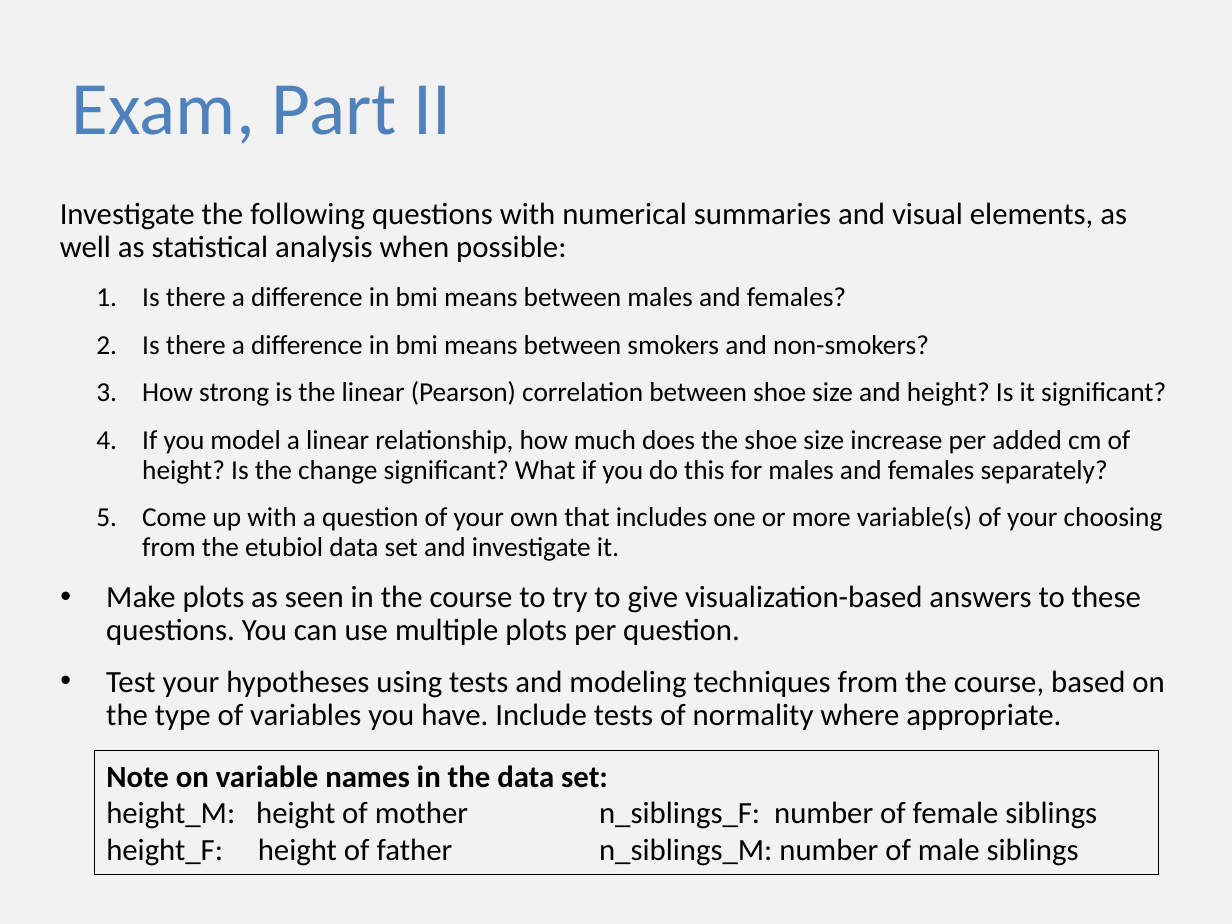
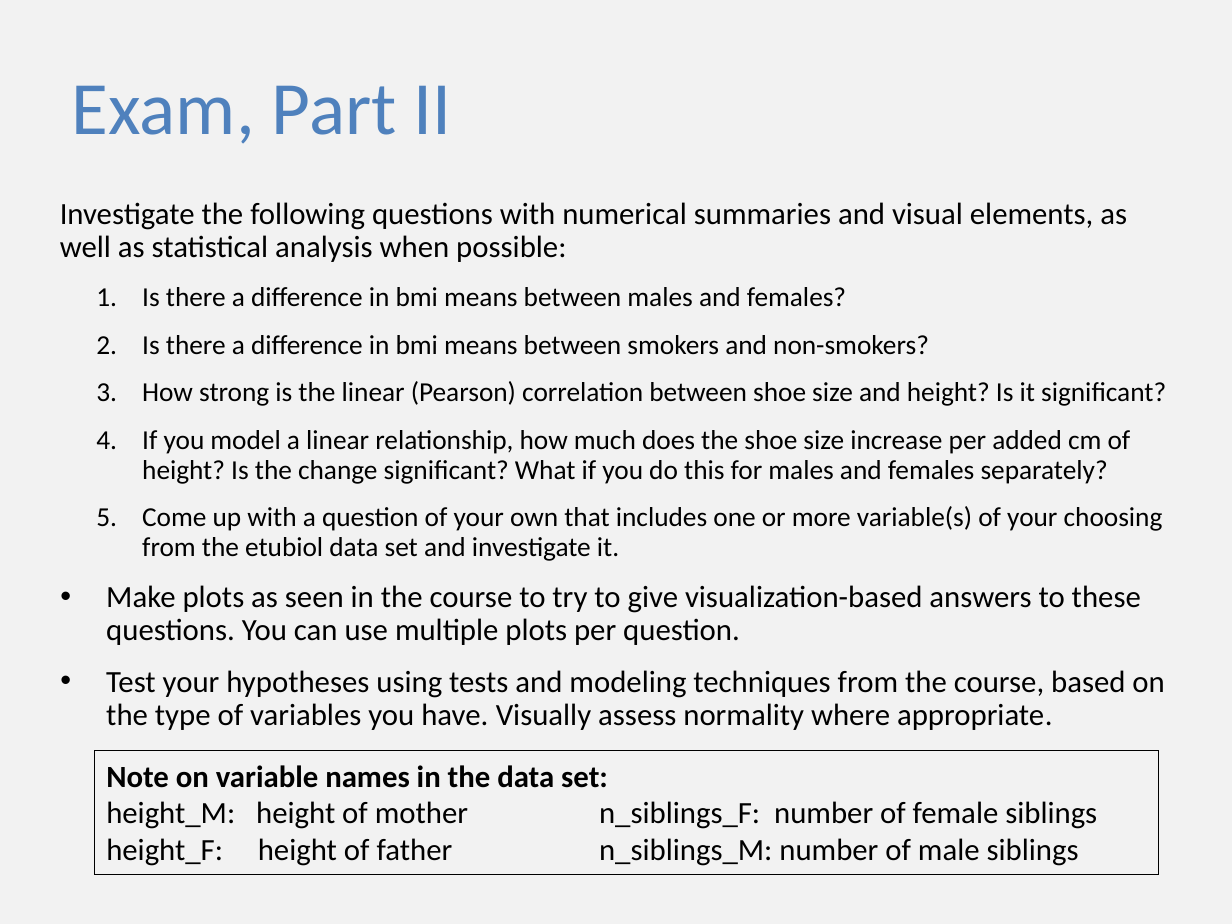
Before and after one commit to sib-swiss/first-steps-with-R-training, a slide deck: slide 3 of assets/pptx/exam_R.pptx. Drawn at 1232x924 pixels with LibreOffice and Linux fonts; fonts in the diff are those of the drawing. Boxes give left, top, right and bottom in pixels: in the first picture for what was removed or moved away, otherwise in the second. Text is boxed around its words. In the diff, an @@ line names an element or a change of style, - is before the commit and + after.

```diff
--- a/assets/pptx/exam_R.pptx
+++ b/assets/pptx/exam_R.pptx
@@ text at [106,670,1164,730]: text changed @@
-• Test your hypotheses using tests and modeling techniques from the course, based on the type of variables you have. Include tests of normality where appropriate.
+• Test your hypotheses using tests and modeling techniques from the course, based on the type of variables you have. Visually assess normality where appropriate.
```
Also in this commit, not shown: 1 other file.
